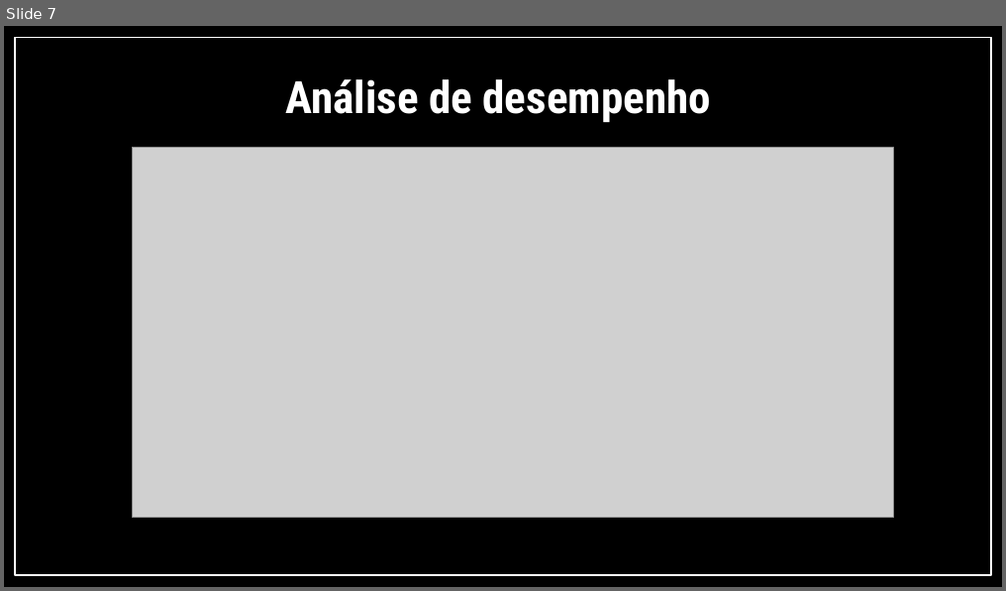
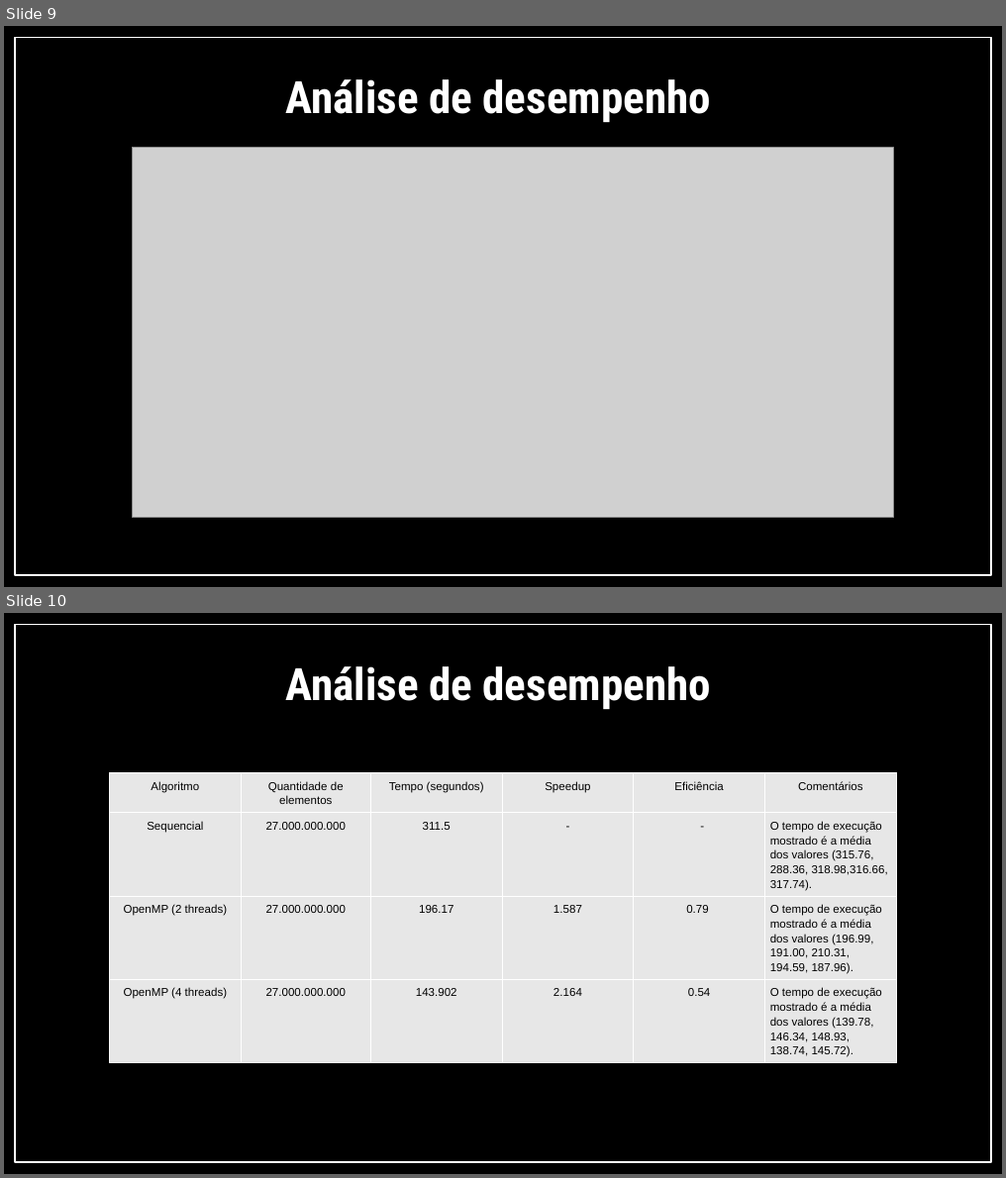
Before and after one commit to IgorTorquatto/Programacao_Concorrente, a slide deck: Projeto_Final/Implementação/Multiplicação_Matrizes.pptx. Shown one above the other, each under a label of ours: slide 7 before the commit, slides 9 and 10 after it. The pictures are 1006x591 and 1006x1178 pixels, drawn with LibreOffice and Linux fonts; fonts in the diff are those of the drawing; grey boxes stand for pictures. Boxes give left, top, right and bottom in pixels: in the first picture for what was removed or moved away, otherwise in the second. Text is boxed around its words. In the diff, an @@ line names an element or a change of style, - is before the commit and + after.

```diff
--- a/Projeto_Final/Implementação/Multiplicação_Matrizes.pptx
+++ b/Projeto_Final/Implementação/Multiplicação_Matrizes.pptx
@@ slide 10 added at box(4, 613, 1002, 1174), background #000000; not listed: 1 template element that a slide beside it also shows @@
@@ title added at box(286, 666, 711, 710), 43 pt, text #FFFFFF, bold @@
+Análise de desempenho
@@ table added at box(110, 773, 898, 1078), 4 rows, 6 columns @@
+Algoritmo | Quantidade de elementos | Tempo (segundos) | Speedup | Eficiência | Comentários
+Sequencial | 27.000.000.000 | 311.5 | - | - | O tempo de execução mostrado é a média dos valores (315.76, 288.36, 318.98,316.66, 317.74).
+OpenMP (2 threads) | 27.000.000.000 | 196.17 | 1.587 | 0.79 | O tempo de execução mostrado é a média dos valores (196.99, 191.00, 210.31, 194.59, 187.96).
+OpenMP (4 threads) | 27.000.000.000 | 143.902 | 2.164 | 0.54 | O tempo de execução mostrado é a média dos valores (139.78, 146.34, 148.93, 138.74, 145.72).
@@ what was slide 7 is now slide 9 @@
```
Also in this commit, not shown: 3 slides changed, 4 other slides added, 14 other files.
